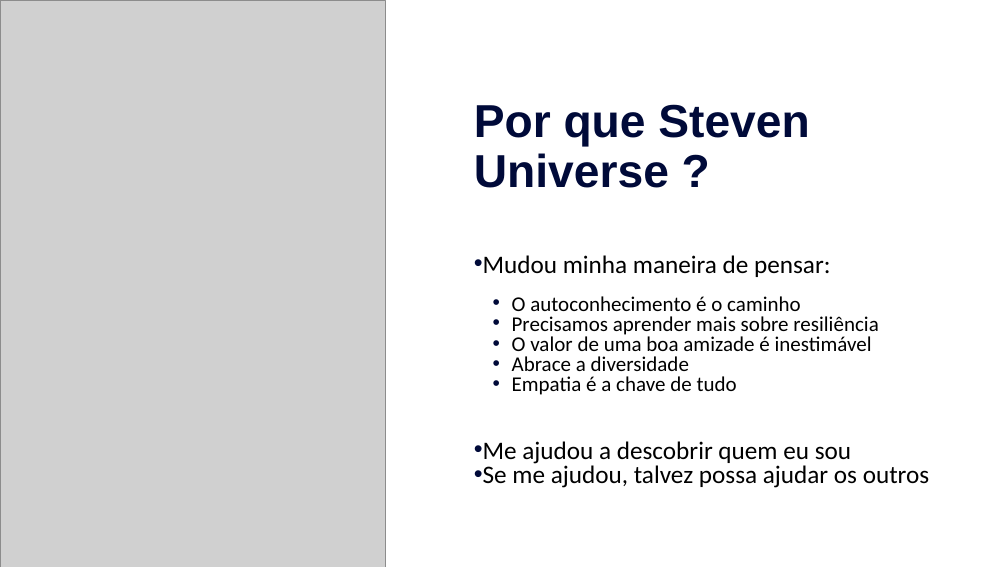
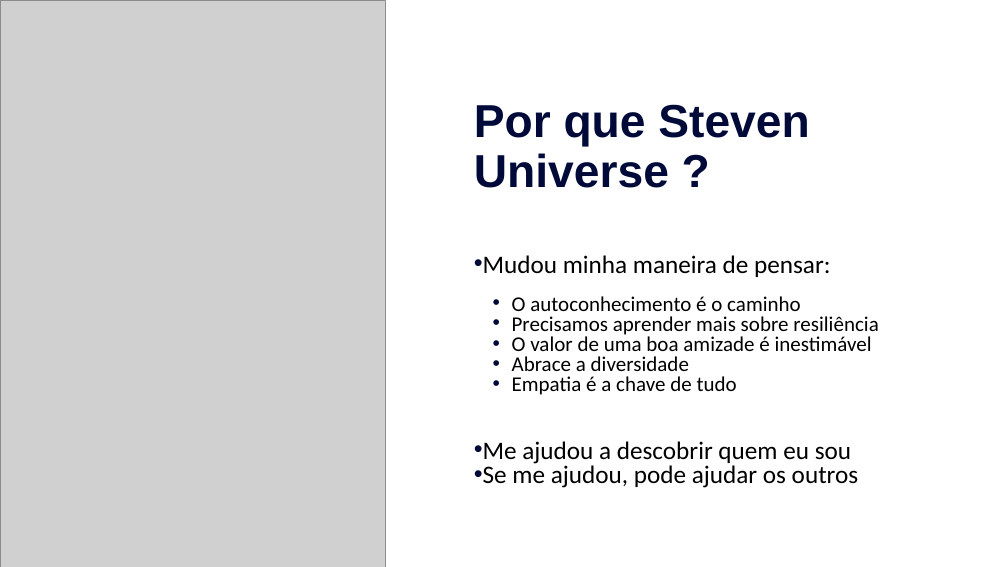
Before and after one commit to GustavoAntonio12/Projeto-Individual, a slide deck: slide 4 of Documentos/Apresentação.pptx. Drawn at 1008x567 pixels with LibreOffice and Linux fonts; fonts in the diff are those of the drawing; grey boxes stand for pictures. Boxes give left, top, right and bottom in pixels: in the first picture for what was removed or moved away, otherwise in the second. Text is boxed around its words. In the diff, an @@ line names an element or a change of style, - is before the commit and + after.

```diff
--- a/Documentos/Apresentação.pptx
+++ b/Documentos/Apresentação.pptx
@@ text at (483, 463, 858, 488): text changed @@
-• Se me ajudou, talvez possa ajudar os outros
+• Se me ajudou, pode ajudar os outros
```
Also in this commit, not shown: 1 other slide changed, 5 other files.
